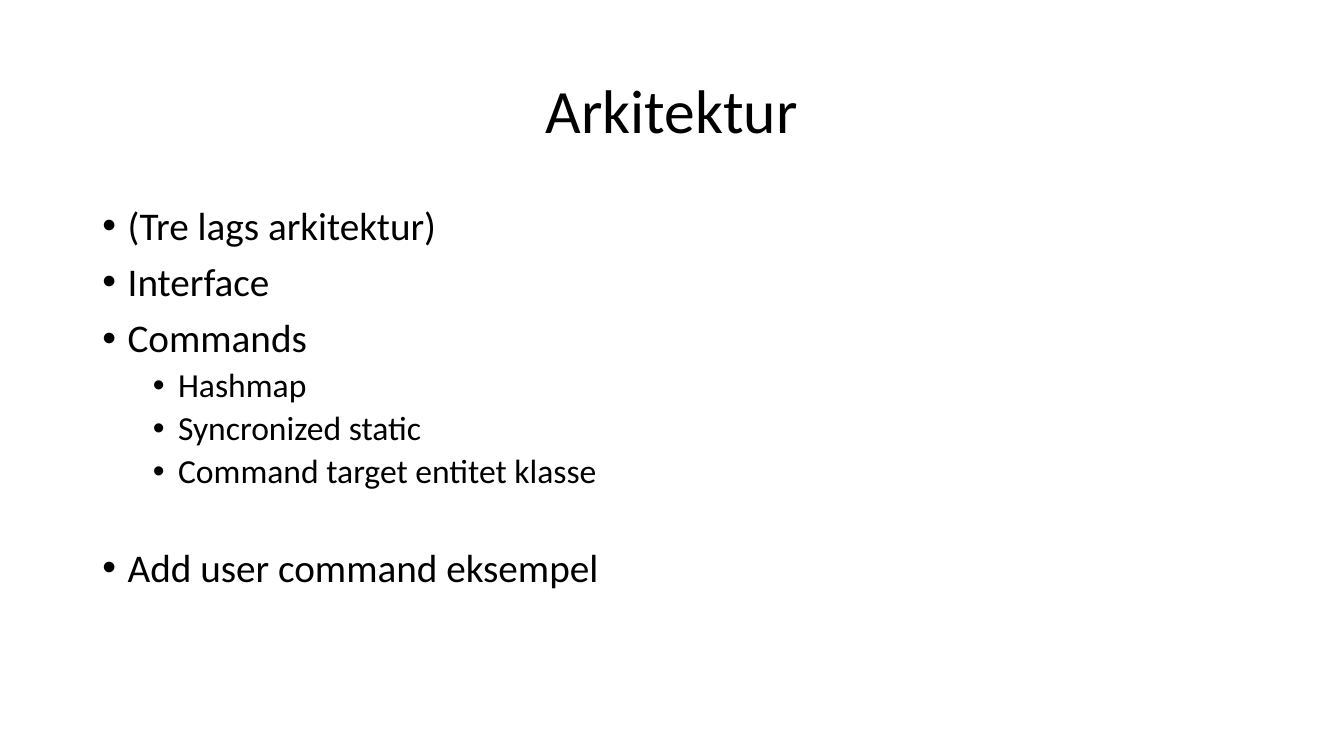
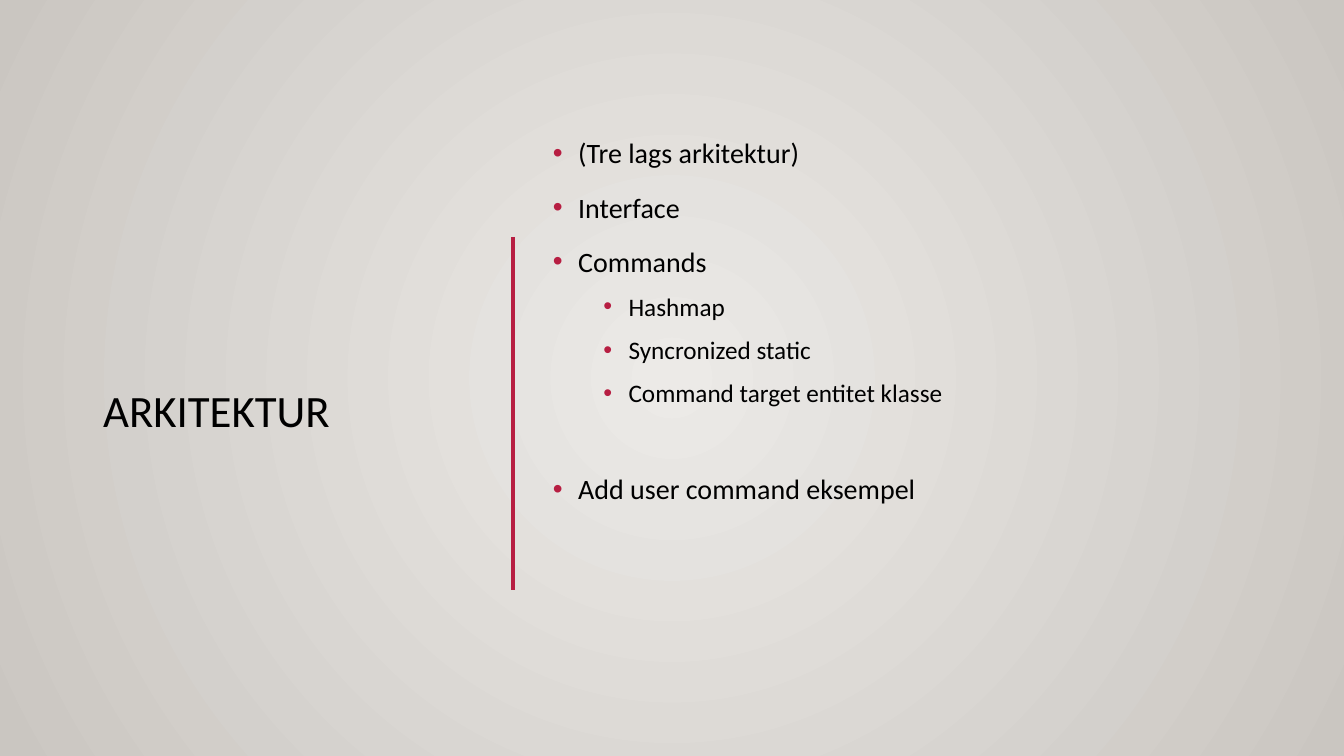
Before and after one commit to asgerhs/FogProject, a slide deck: slide 4 of Rapport/Præsentation.pptx. Drawn at 1344x756 pixels with LibreOffice and Linux fonts; fonts in the diff are those of the drawing; background and template pictures are left out. Boxes give left, top, right and bottom in pixels: in the first picture for what was removed or moved away, otherwise in the second. Text is boxed around its words. In the diff, an @@ line names an element or a change of style, - is before the commit and + after.

Commit message:
+ design

```diff
--- a/Rapport/Præsentation.pptx
+++ b/Rapport/Præsentation.pptx
@@ background #FFFFFF to gradient #ECEAE7 to #CAC7C1 @@
@@ rectangle added at [0,0,1344,756], fill gradient #ECEAE7 to #CAC7C1 @@
@@ text "(Tre lags arkitektur)": place and size @@
-text "(Tre lags arkitektur)" at [128,211,598,589]
+text "(Tre lags arkitektur)" at [578,142,943,504]
@@ text "(Tre lags arkitektur)" at [578,142,943,504]: size 28 to 20 pt in "(Tre lags arkitektur)", "Interface", "Commands", "Add user command eksempel"; size 24 to 18 pt in "Hashmap", "Syncronized static", "Command target entitet klasse"; line spacing 0.9 to 1.2; vertical alignment top to middle @@
@@ line added from (160, 204) to (1220, 204), #B71E42 2.5 pt @@
@@ rectangle added at [0,223,1344,676], fill gradient #DFDBD5 @@
@@ line added from (513, 237) to (513, 590), #B71E42 2.5 pt @@
@@ title at [103,398,329,428]: text changed; size 44 to 32 pt @@
-Arkitektur
+ARKITEKTUR
@@ line added from (0, 676) to (1344, 676), #000001 1 pt @@
```
Also in this commit, not shown: 4 other slides changed.
